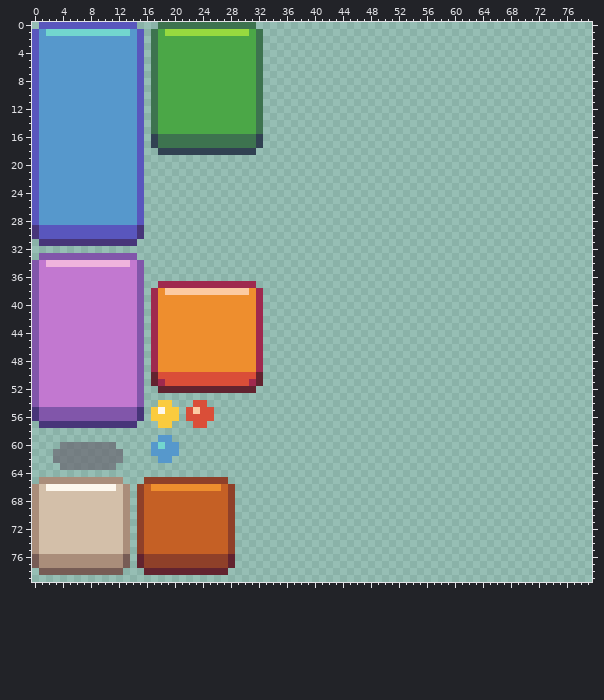
Sprite sheet, stored at images/quq0.png. The picture above was drawn from the file before the commit.
The file is 64x64 pixels. The old version is drawn lined up with the new one.
Now the later version:
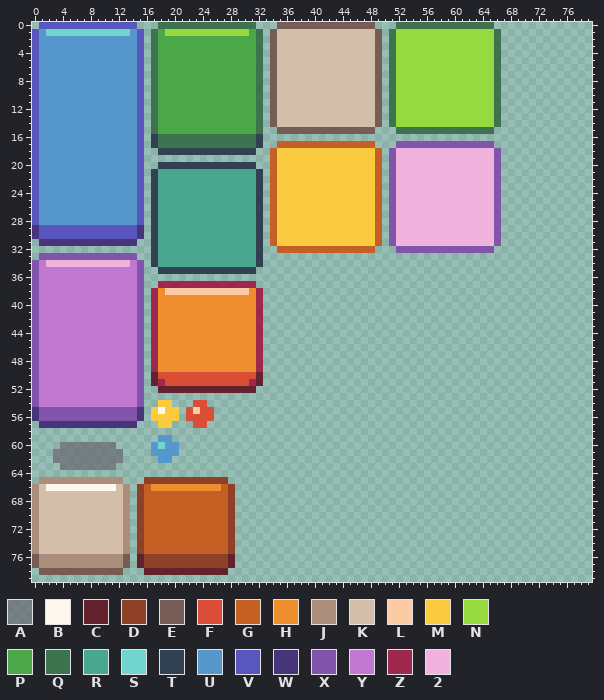
Palette (. is transparent): A #68626daa  B #fdf7ed  C #62232f  D #8f4029  E #775c55  F #da4e38  G #c56025  H #ee8e2e  J #aa8d7a  K #d3bfa9  L #fccba3  M #facb3e  N #97da3f  P #4ba747  Q #3d734f  R #49a790  S #72d6ce  T #314152  U #5698cc  V #5956bd  W #473579  X #8156aa  Y #c278d0  Z #9f294e  2 #f0b3dd
Changes in this commit:
canvas 64x64 -> 80x80; drawings rearranged on the sheet (the old picture shows each at its new place)
@@ x 15..68 @@
- 0 ...QQQQQQQQQQQQQQ.....................................
- 1 V.QPNNNNNNNNNNNNPQ....................................
- 2 V.QPPPPPPPPPPPPPPQ....................................
- 3 V.QPPPPPPPPPPPPPPQ....................................
- 4 V.QPPPPPPPPPPPPPPQ....................................
- 5 V.QPPPPPPPPPPPPPPQ....................................
- 6 V.QPPPPPPPPPPPPPPQ....................................
- 7 V.QPPPPPPPPPPPPPPQ....................................
- 8 V.QPPPPPPPPPPPPPPQ....................................
- 9 V.QPPPPPPPPPPPPPPQ....................................
-10 V.QPPPPPPPPPPPPPPQ....................................
-11 V.QPPPPPPPPPPPPPPQ....................................
-12 V.QPPPPPPPPPPPPPPQ....................................
-13 V.QPPPPPPPPPPPPPPQ....................................
-14 V.QPPPPPPPPPPPPPPQ....................................
-15 V.QPPPPPPPPPPPPPPQ....................................
+ 0 ...QQQQQQQQQQQQQQ...EEEEEEEEEEEEEE...QQQQQQQQQQQQQQ...
+ 1 V.QPNNNNNNNNNNNNPQ.EKKKKKKKKKKKKKKE.QNNNNNNNNNNNNNNQ..
+ 2 V.QPPPPPPPPPPPPPPQ.EKKKKKKKKKKKKKKE.QNNNNNNNNNNNNNNQ..
+ 3 V.QPPPPPPPPPPPPPPQ.EKKKKKKKKKKKKKKE.QNNNNNNNNNNNNNNQ..
+ 4 V.QPPPPPPPPPPPPPPQ.EKKKKKKKKKKKKKKE.QNNNNNNNNNNNNNNQ..
+ 5 V.QPPPPPPPPPPPPPPQ.EKKKKKKKKKKKKKKE.QNNNNNNNNNNNNNNQ..
+ 6 V.QPPPPPPPPPPPPPPQ.EKKKKKKKKKKKKKKE.QNNNNNNNNNNNNNNQ..
+ 7 V.QPPPPPPPPPPPPPPQ.EKKKKKKKKKKKKKKE.QNNNNNNNNNNNNNNQ..
+ 8 V.QPPPPPPPPPPPPPPQ.EKKKKKKKKKKKKKKE.QNNNNNNNNNNNNNNQ..
+ 9 V.QPPPPPPPPPPPPPPQ.EKKKKKKKKKKKKKKE.QNNNNNNNNNNNNNNQ..
+10 V.QPPPPPPPPPPPPPPQ.EKKKKKKKKKKKKKKE.QNNNNNNNNNNNNNNQ..
+11 V.QPPPPPPPPPPPPPPQ.EKKKKKKKKKKKKKKE.QNNNNNNNNNNNNNNQ..
+12 V.QPPPPPPPPPPPPPPQ.EKKKKKKKKKKKKKKE.QNNNNNNNNNNNNNNQ..
+13 V.QPPPPPPPPPPPPPPQ.EKKKKKKKKKKKKKKE.QNNNNNNNNNNNNNNQ..
+14 V.QPPPPPPPPPPPPPPQ.EKKKKKKKKKKKKKKE.QNNNNNNNNNNNNNNQ..
+15 V.QPPPPPPPPPPPPPPQ..EEEEEEEEEEEEEE...QQQQQQQQQQQQQQ...
 16 V.TQQQQQQQQQQQQQQT....................................
-17 V.TQQQQQQQQQQQQQQT....................................
-18 V..TTTTTTTTTTTTTT.....................................
-19 V.....................................................
-20 V.....................................................
-21 V.....................................................
-22 V.....................................................
-23 V.....................................................
-24 V.....................................................
-25 V.....................................................
-26 V.....................................................
-27 V.....................................................
-28 V.....................................................
-29 W.....................................................
-30 W.....................................................
-31 ......................................................
-32 ......................................................
-33 ......................................................
-34 X.....................................................
-35 X.....................................................
+17 V.TQQQQQQQQQQQQQQT..GGGGGGGGGGGGGG...XXXXXXXXXXXXXX...
+18 V..TTTTTTTTTTTTTT..GMMMMMMMMMMMMMMG.X22222222222222X..
+19 V..................GMMMMMMMMMMMMMMG.X22222222222222X..
+20 V..TTTTTTTTTTTTTT..GMMMMMMMMMMMMMMG.X22222222222222X..
+21 V.TRRRRRRRRRRRRRRT.GMMMMMMMMMMMMMMG.X22222222222222X..
+22 V.TRRRRRRRRRRRRRRT.GMMMMMMMMMMMMMMG.X22222222222222X..
+23 V.TRRRRRRRRRRRRRRT.GMMMMMMMMMMMMMMG.X22222222222222X..
+24 V.TRRRRRRRRRRRRRRT.GMMMMMMMMMMMMMMG.X22222222222222X..
+25 V.TRRRRRRRRRRRRRRT.GMMMMMMMMMMMMMMG.X22222222222222X..
+26 V.TRRRRRRRRRRRRRRT.GMMMMMMMMMMMMMMG.X22222222222222X..
+27 V.TRRRRRRRRRRRRRRT.GMMMMMMMMMMMMMMG.X22222222222222X..
+28 V.TRRRRRRRRRRRRRRT.GMMMMMMMMMMMMMMG.X22222222222222X..
+29 W.TRRRRRRRRRRRRRRT.GMMMMMMMMMMMMMMG.X22222222222222X..
+30 W.TRRRRRRRRRRRRRRT.GMMMMMMMMMMMMMMG.X22222222222222X..
+31 ..TRRRRRRRRRRRRRRT.GMMMMMMMMMMMMMMG.X22222222222222X..
+32 ..TRRRRRRRRRRRRRRT..GGGGGGGGGGGGGG...XXXXXXXXXXXXXX...
+33 ..TRRRRRRRRRRRRRRT....................................
+34 X.TRRRRRRRRRRRRRRT....................................
+35 X..TTTTTTTTTTTTTT.....................................
 36 X.....................................................
Pixel boxes of the changes (left, top, right, bottom) in both pictures:
added: (151, 22, 501, 274)
